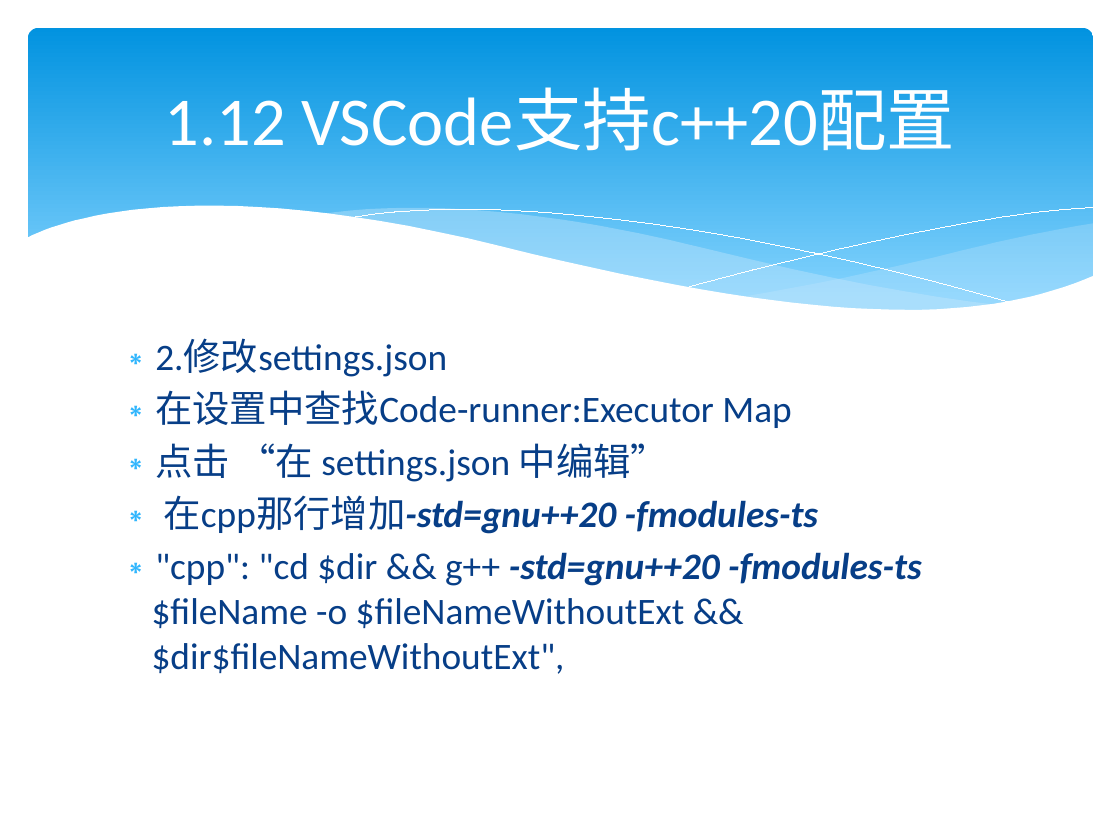
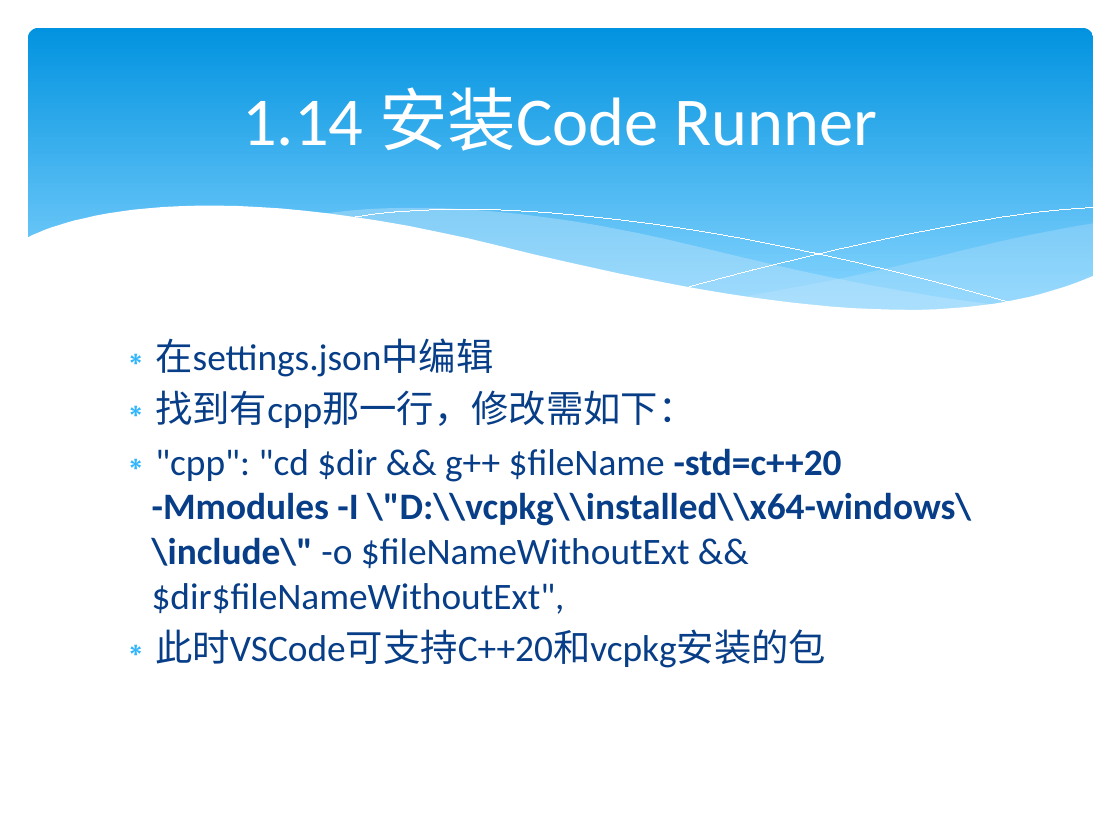
Before and after one commit to lamplight8/cpp, a slide deck: slide 150 of ppt/ch01_绪论.pptx (slide 142 before the commit). Drawn at 1120x840 pixels with LibreOffice and Linux fonts; fonts in the diff are those of the drawing. Boxes give left, top, right and bottom in pixels: in the first picture for what was removed or moved away, otherwise in the second. Text is boxed around its words. In the diff, an @@ line names an element or a change of style, - is before the commit and + after.

```diff
--- a/ppt/ch01_绪论.pptx
+++ b/ppt/ch01_绪论.pptx
@@ title at (242,87,877,151): text changed @@
-1.12 VSCode支持c++20配置
+1.14 安装Code Runner
@@ text at (152,338,971,668): text changed @@
-∗ 2.修改settings.json
-∗ 在设置中查找Code-runner:Executor Map
-∗ 点击 “在 settings.json 中编辑”
-∗ 在cpp那行增加-std=gnu++20 -fmodules-ts
-∗ "cpp": "cd $dir && g++ -std=gnu++20 -fmodules-ts $fileName -o $fileNameWithoutExt && $dir$fileNameWithoutExt",
+∗ 在settings.json中编辑
+∗ 找到有cpp那一行，修改需如下：
+∗ "cpp": "cd $dir && g++ $fileName -std=c++20 -Mmodules -I \"D:\\vcpkg\\installed\\x64-windows\\include\" -o $fileNameWithoutExt && $dir$fileNameWithoutExt",
+∗ 此时VSCode可支持C++20和vcpkg安装的包
```
Also in this commit, not shown: 76 other slides changed, 53 slides added, 32 slides removed, 43 other files.
